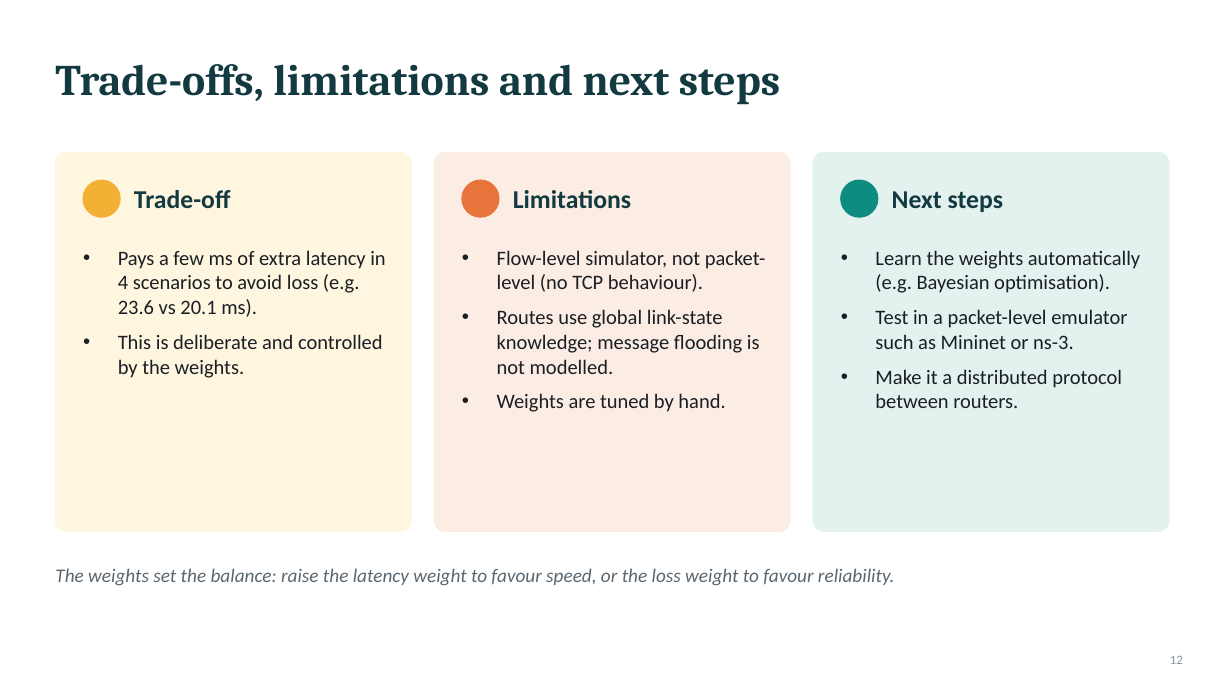
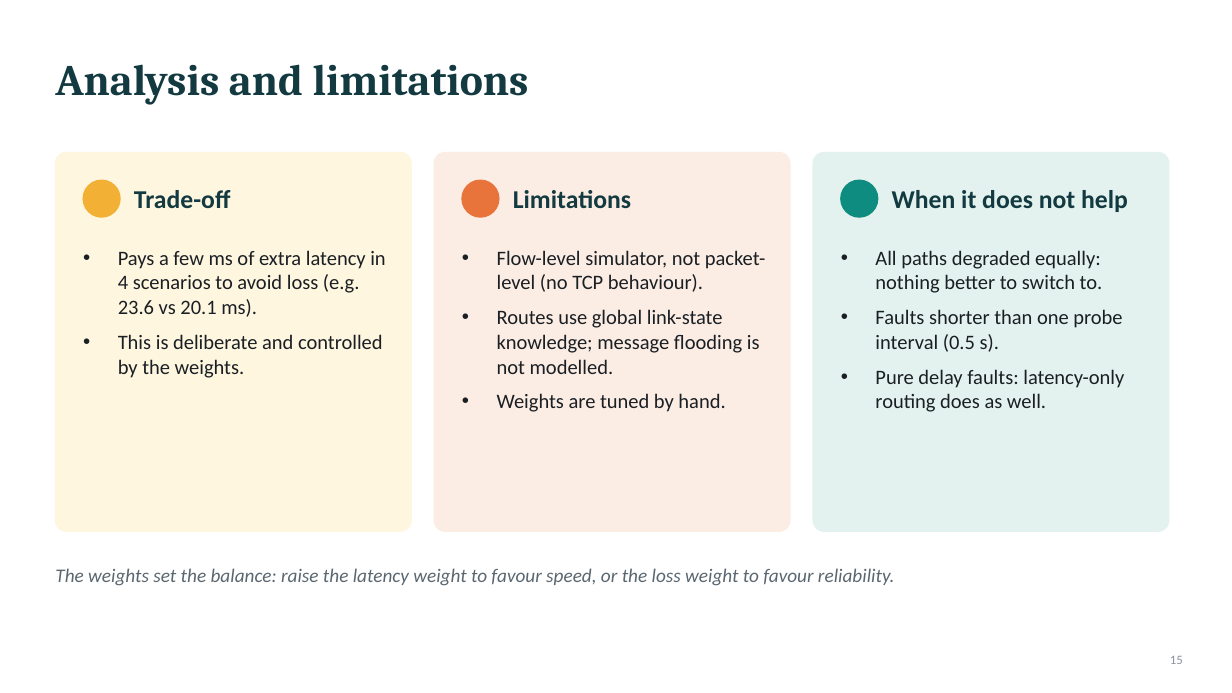
Before and after one commit to nehadamani0909/F2_Team18, a slide deck: slide 15 of submission/F2_Team18_PPT.pptx (slide 12 before the commit). Drawn at 1232x693 pixels with LibreOffice and Linux fonts; fonts in the diff are those of the drawing. Boxes give left, top, right and bottom in pixels: in the first picture for what was removed or moved away, otherwise in the second. Text is boxed around its words. In the diff, an @@ line names an element or a change of style, - is before the commit and + after.

```diff
--- a/submission/F2_Team18_PPT.pptx
+++ b/submission/F2_Team18_PPT.pptx
@@ title at [55,64,529,105]: text changed @@
-Trade-offs, limitations and next steps
+Analysis and limitations
@@ text at [892,190,1128,212]: text changed @@
-Next steps
+When it does not help
@@ text at [875,250,1124,412]: text changed @@
-• Learn the weights automatically (e.g. Bayesian optimisation).
-• Test in a packet-level emulator such as Mininet or ns-3.
-• Make it a distributed protocol between routers.
+• All paths degraded equally: nothing better to switch to.
+• Faults shorter than one probe interval (0.5 s).
+• Pure delay faults: latency-only routing does as well.
@@ page number at [1170,656,1183,664]: text changed @@
-12
+15
```
Also in this commit, not shown: 11 other slides changed, 4 slides added, 2 other files.
